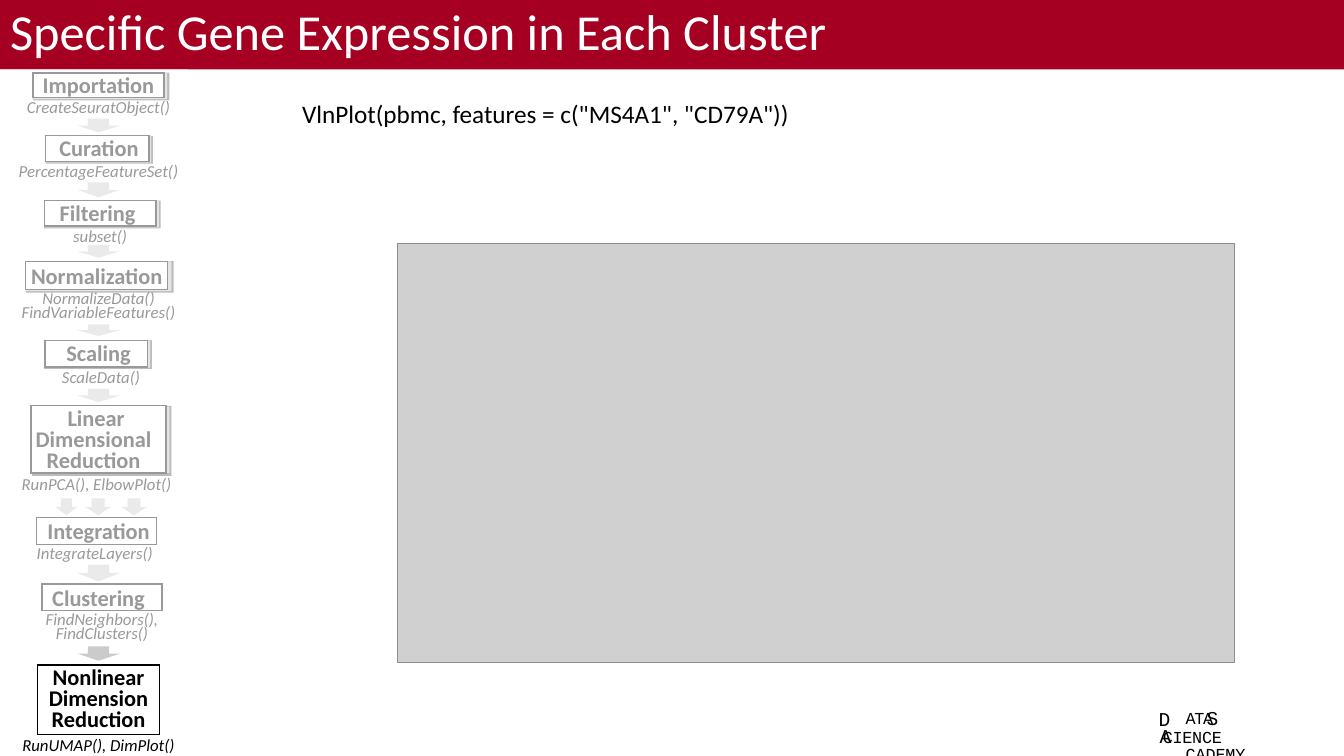
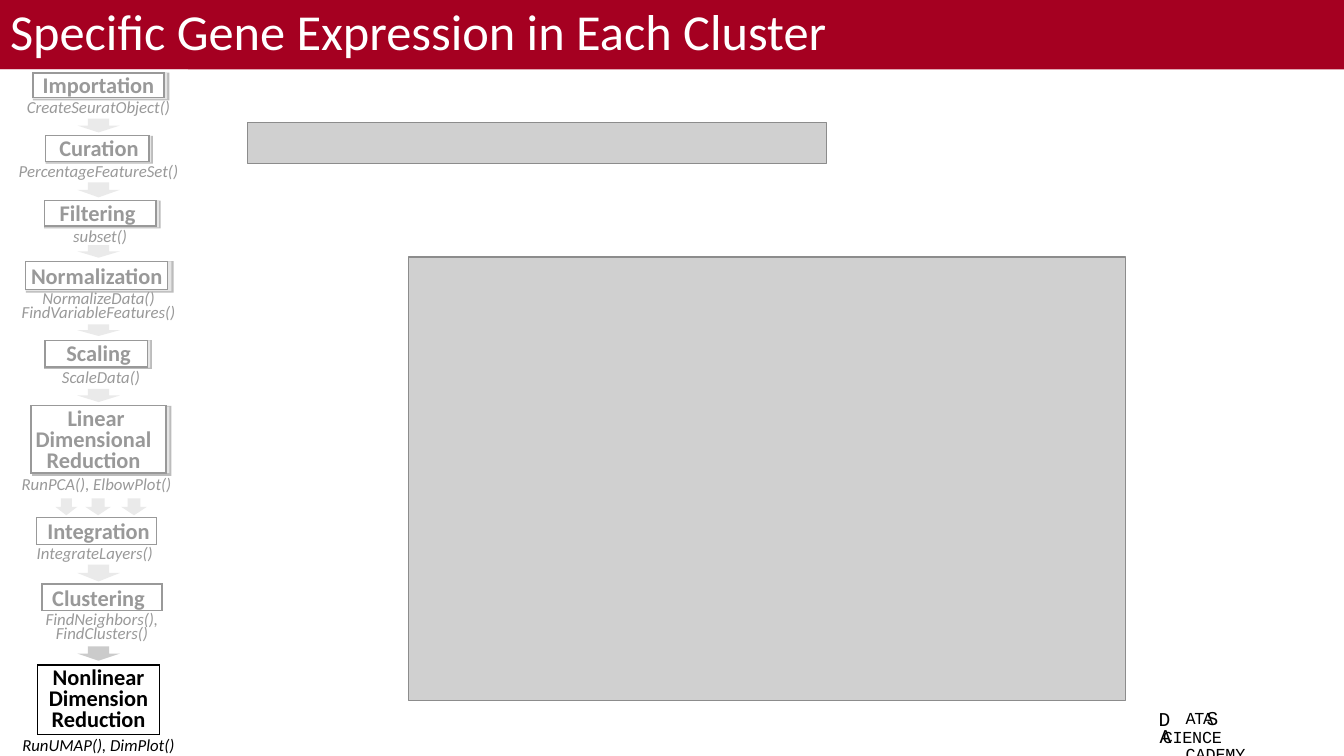
Before and after one commit to bacorli2/scrna_workshop, a slide deck: slide 15 of M5_Seurat_DGE_and_Exploratory/M5_Seurat_DGE_Exploratory.pptx. Drawn at 1344x756 pixels with LibreOffice and Linux fonts; fonts in the diff are those of the drawing; grey boxes stand for pictures; background and template pictures are left out. Boxes give left, top, right and bottom in pixels: in the first picture for what was removed or moved away, otherwise in the second. Text is boxed around its words. In the diff, an @@ line names an element or a change of style, - is before the commit and + after.

```diff
--- a/M5_Seurat_DGE_and_Exploratory/M5_Seurat_DGE_Exploratory.pptx
+++ b/M5_Seurat_DGE_and_Exploratory/M5_Seurat_DGE_Exploratory.pptx
@@ text removed at (302,104,788,127) @@
-VlnPlot(pbmc, features = c("MS4A1", "CD79A"))
@@ picture added at (248,122,827,163) @@
@@ picture: place and size @@
-picture at (397,244,1235,662)
+picture at (409,257,1126,701)
```
Also in this commit, not shown: 7 other slides changed, 1 other file.
